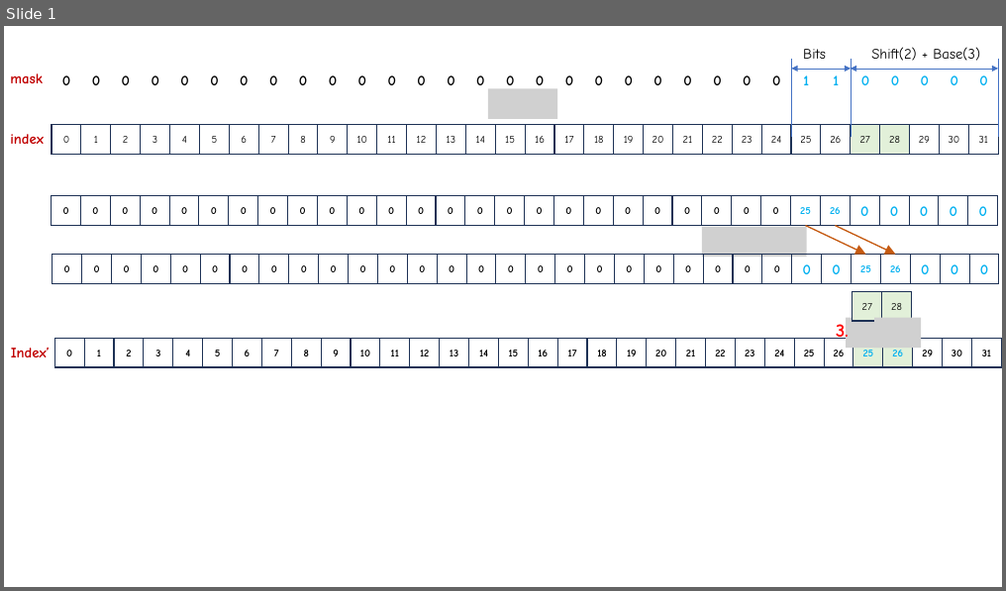
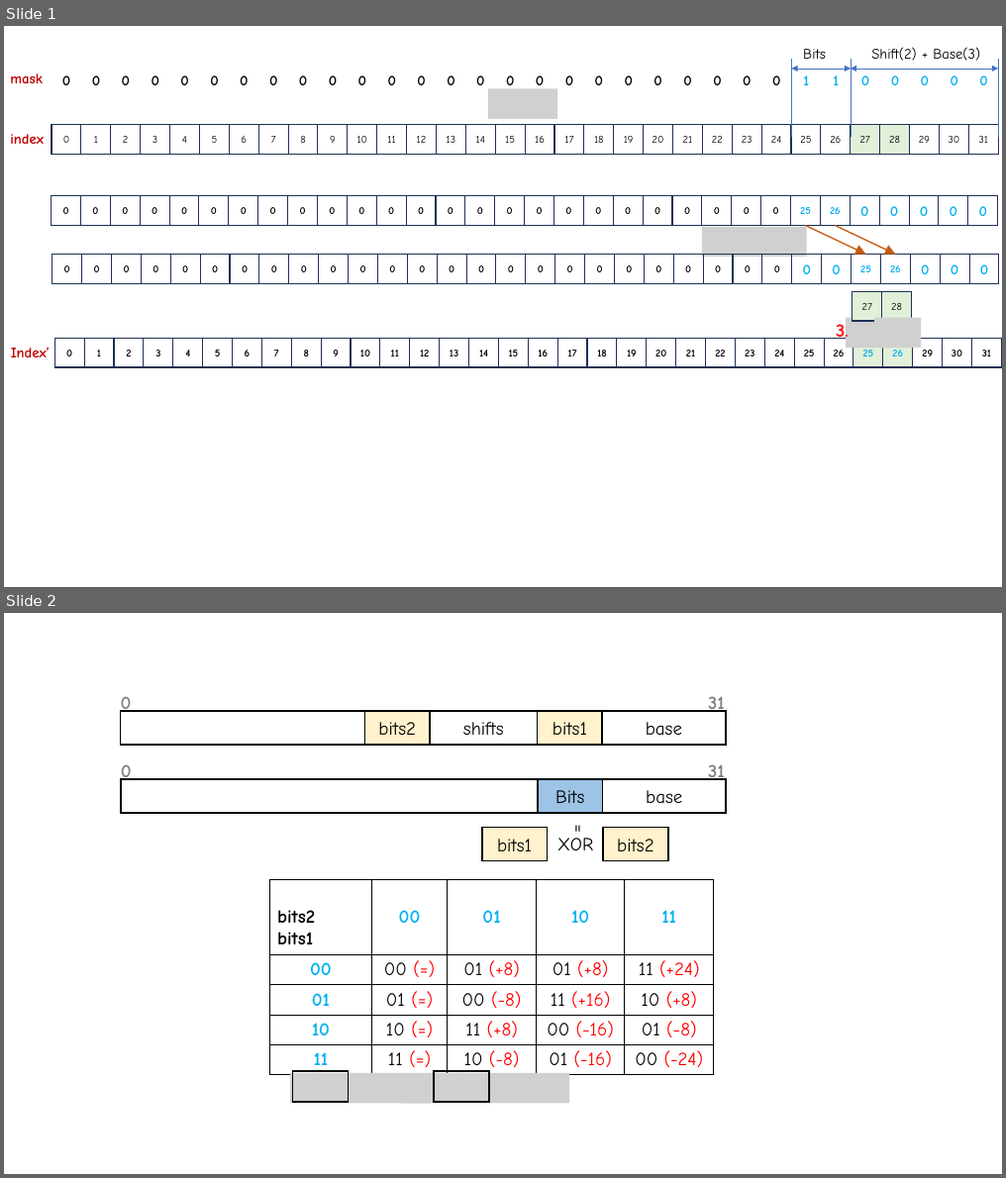
Before and after one commit to lcy-seso/DLFrameworkTest, a slide deck: Cuda/cute/swizzle/figures/swizzle.pptx. Shown one above the other, each under a label of ours: slide 1 before the commit, slides 1 and 2 after it. The pictures are 1006x591 and 1006x1178 pixels, drawn with LibreOffice and Linux fonts; fonts in the diff are those of the drawing; grey boxes stand for pictures. Boxes give left, top, right and bottom in pixels: in the first picture for what was removed or moved away, otherwise in the second. Text is boxed around its words. In the diff, an @@ line names an element or a change of style, - is before the commit and + after.

```diff
--- a/Cuda/cute/swizzle/figures/swizzle.pptx
+++ b/Cuda/cute/swizzle/figures/swizzle.pptx
@@ slide 2 added at (4, 613, 1002, 1174), background #FFFFFF @@
@@ text added at (121, 696, 132, 712), 18 pt, text #808080, bold @@
+0
@@ text added at (708, 696, 725, 712), 18 pt, text #808080, bold @@
+31
@@ rectangle added at (120, 711, 726, 745), outline #000000 1.5 pt @@
@@ rectangle added at (364, 711, 430, 745), fill #FFF2CC, outline #000000 1.5 pt, 18 pt, text #000000 @@
+bits2
@@ rectangle added at (430, 711, 538, 745), outline #000000 1.5 pt, 18 pt, text #000000 @@
+shifts
@@ rectangle added at (538, 711, 603, 745), fill #FFF2CC, outline #000000 1.5 pt, 18 pt, text #000000 @@
+bits1
@@ rectangle added at (602, 711, 725, 745), outline #000000 1.5 pt, 18 pt, text #000000 @@
+base
@@ rectangle added at (121, 779, 727, 813), outline #000000 1.5 pt @@
@@ text added at (121, 764, 132, 785), 18 pt, text #808080, bold @@
+0
@@ rectangle added at (538, 779, 603, 813), fill #9DC3E6, outline #000000 1.5 pt, 18 pt, text #000000 @@
+Bits
@@ rectangle added at (603, 779, 726, 813), outline #000000 1.5 pt, 18 pt, text #000000 @@
+base
@@ text added at (708, 764, 725, 780), 18 pt, text #808080, bold @@
+31
@@ group added at (482, 799, 668, 861): 2 texts, 2 rectangles @@
+=
+bits1
+bits2
+XOR
@@ table added at (269, 880, 715, 1077), 5 rows, 5 columns @@
+bits2 bits1 | 00 | 01 | 10 | 11
+00 | 00 (=) | 01 (+8) | 01 (+8) | 11 (+24)
+01 | 01 (=) | 00 (-8) | 11 (+16) | 10 (+8)
+10 | 10 (=) | 11 (+8) | 00 (-16) | 01 (-8)
+11 | 11 (=) | 10 (-8) | 01 (-16) | 00 (-24)
@@ group added at (290, 1072, 570, 1104): 10 pictures, 2 rectangles @@
```
Also in this commit, not shown: 5 other files.
